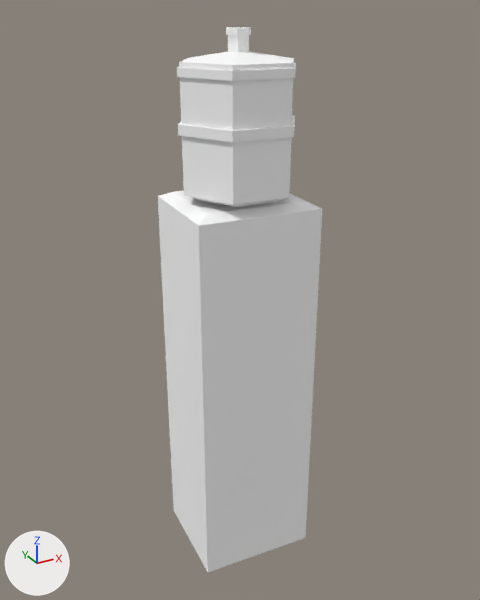
Two versions of the FBX model assets/Office/water_cooler.fbx, one commit apart.
One viewpoint serves both versions: a camera (50 mm lens) standing at (-7.031, -7.631, 1.96) and looking at (-5.979, -5.718, 1.004). Arrows for +X, +Y and +Z are at lower left; the lights stay in place. The picture after the commit comes second. Where no turn or scale is listed for an object, it has been applied to the vertices.

Objects in the first picture: 'water_cooler', 'water_cooler_bottle'.
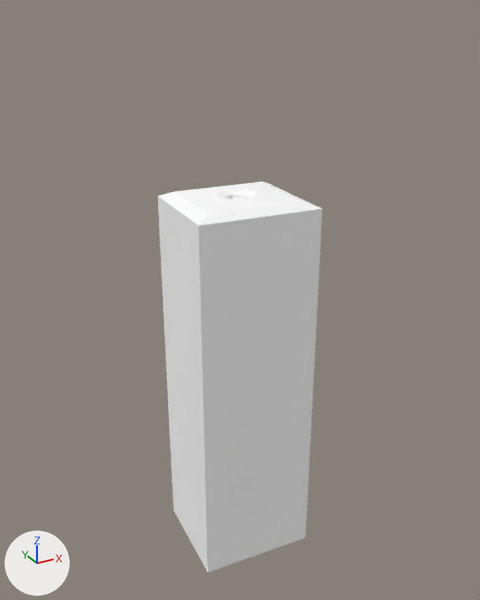
The newer file is also turned or shifted as a whole; pictures and numbers use the older file's frame.

Changed parts and their boxes [x1, y1, x2, y2] in the pictures (480 x 600 px):
'water_cooler_bottle', deleted: before [177, 27, 296, 207]

Edits to the bpy script that builds the scene:
```text
Remove ob_water_cooler_bottle:
    ob_water_cooler_bottle = bpy.data.objects.new('water_cooler_bottle', me_mesh_001)
    ob_water_cooler_bottle.location = (-6.007, -5.761, 1.421)
```
